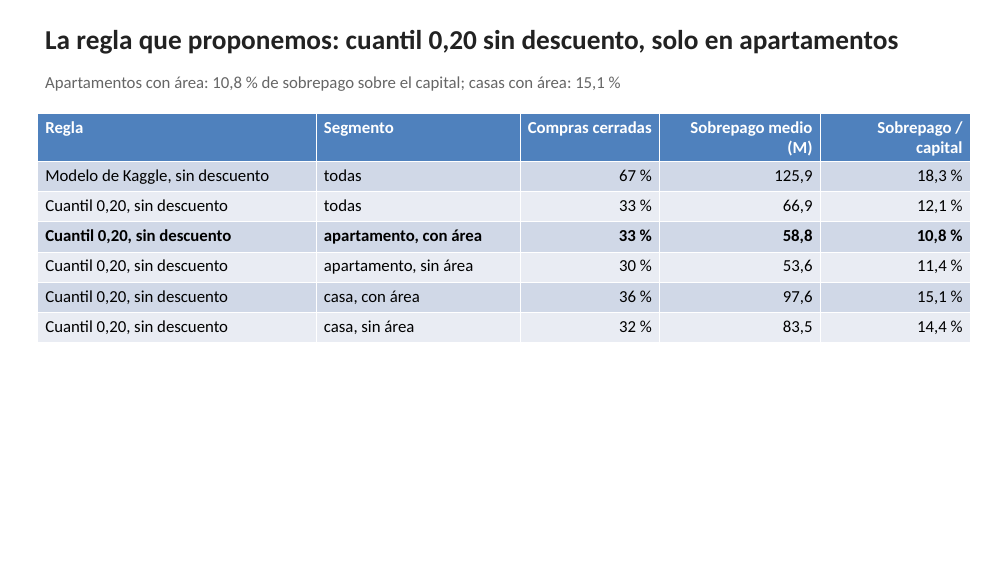
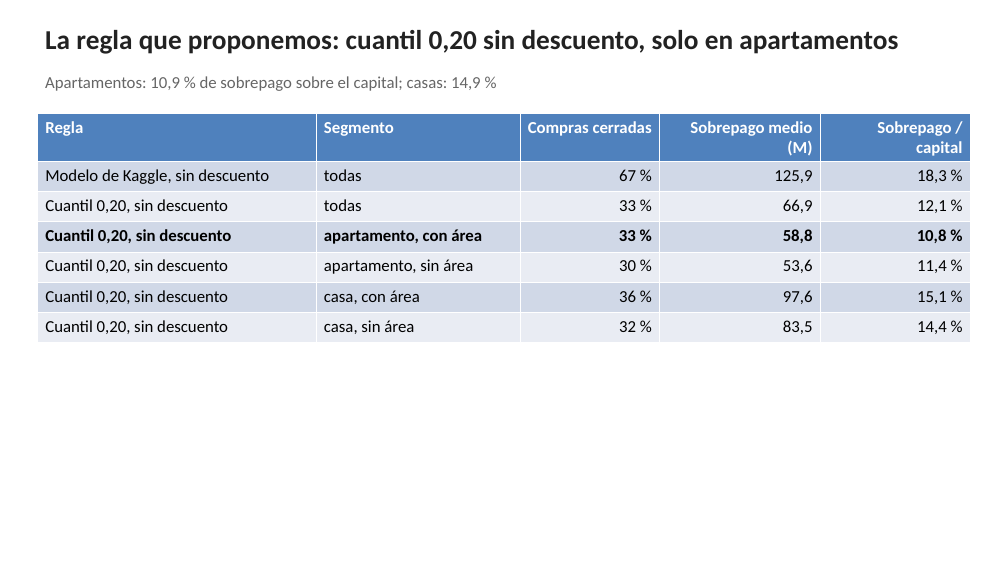
Before and after one commit to Stebandido77/Problem-set3, a slide deck: slide 9 of document/best_equipo_06.pptx. Drawn at 1008x567 pixels with LibreOffice and Linux fonts; fonts in the diff are those of the drawing. Boxes give left, top, right and bottom in pixels: in the first picture for what was removed or moved away, otherwise in the second. Text is boxed around its words. In the diff, an @@ line names an element or a change of style, - is before the commit and + after.

```diff
--- a/document/best_equipo_06.pptx
+++ b/document/best_equipo_06.pptx
@@ text at box(45, 76, 481, 91): text changed @@
-Apartamentos con área: 10,8 % de sobrepago sobre el capital; casas con área: 15,1 %
+Apartamentos: 10,9 % de sobrepago sobre el capital; casas: 14,9 %
```
Also in this commit, not shown: 8 other files.
